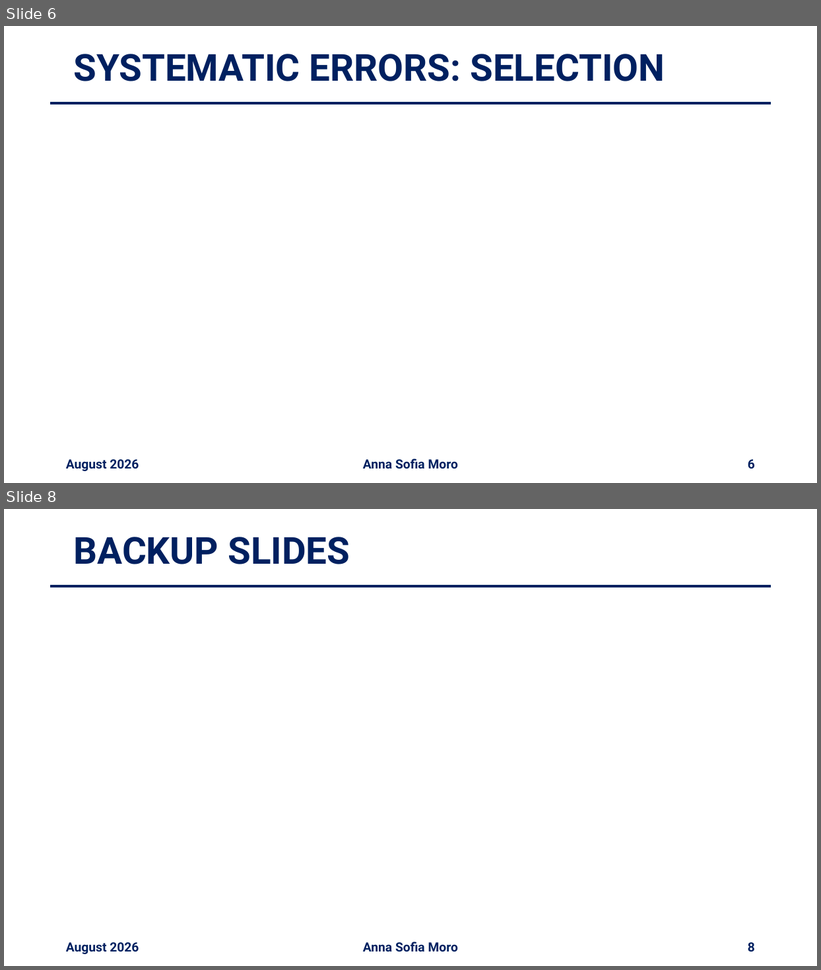
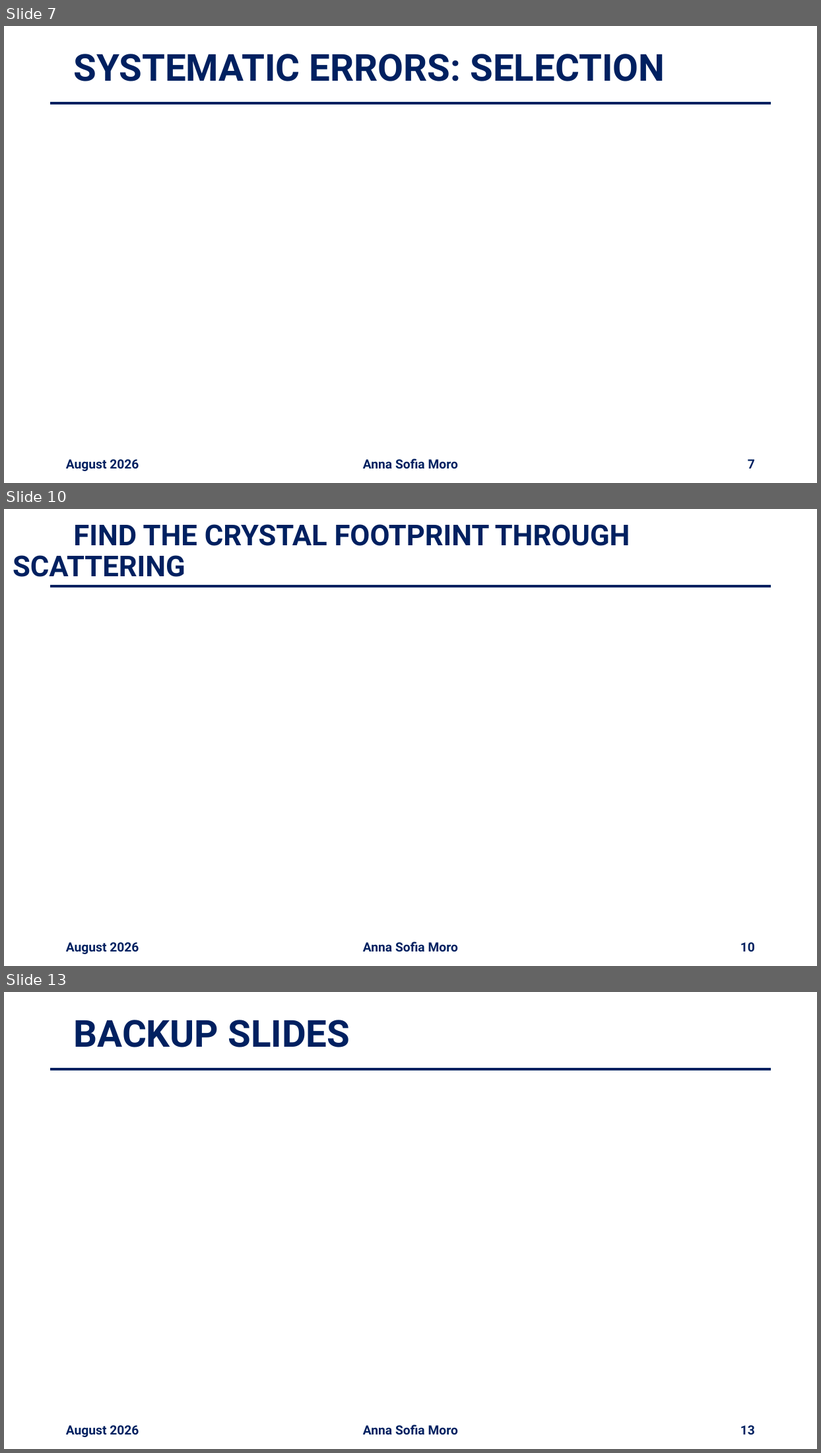
Before and after one commit to annaasofia/tesi, a slide deck: slides/week6.pptx. Shown one above the other, each under a label of ours: slides 6 and 8 before the commit, slides 7, 10 and 13 after it; the slides between them are not shown. The pictures are 821x970 and 821x1453 pixels, drawn with LibreOffice and Linux fonts; fonts in the diff are those of the drawing; grey boxes stand for pictures. Boxes give left, top, right and bottom in pixels: in the first picture for what was removed or moved away, otherwise in the second. Text is boxed around its words. In the diff, an @@ line names an element or a change of style, - is before the commit and + after.

```diff
--- a/slides/week6.pptx
+++ b/slides/week6.pptx
@@ slide 10 added at (4,509,817,966), background #FFFFFF @@
@@ title added at (13,524,630,577), 34 pt, text #002060, bold @@
+FIND THE CRYSTAL FOOTPRINT THROUGH SCATTERING
@@ line added from (50, 586) to (771, 586), #002060 3 pt @@
@@ text added at (66,943,139,955), 15 pt, text #002060, bold @@
+August 2026
@@ text added at (363,942,458,953), 15 pt, text #002060, bold @@
+Anna Sofia Moro
@@ page number added at (741,943,755,953), 15 pt, text #002060, bold @@
+10
@@ what was slide 6 is now slide 7 @@
@@ page number at (748,460,755,469): text changed @@
-6
+7
@@ what was slide 8 is now slide 13 @@
@@ page number at (741,1426,755,1435): text changed @@
-8
+13
```
Also in this commit, not shown: 1 slide changed, 4 other slides added, 1 other file.
